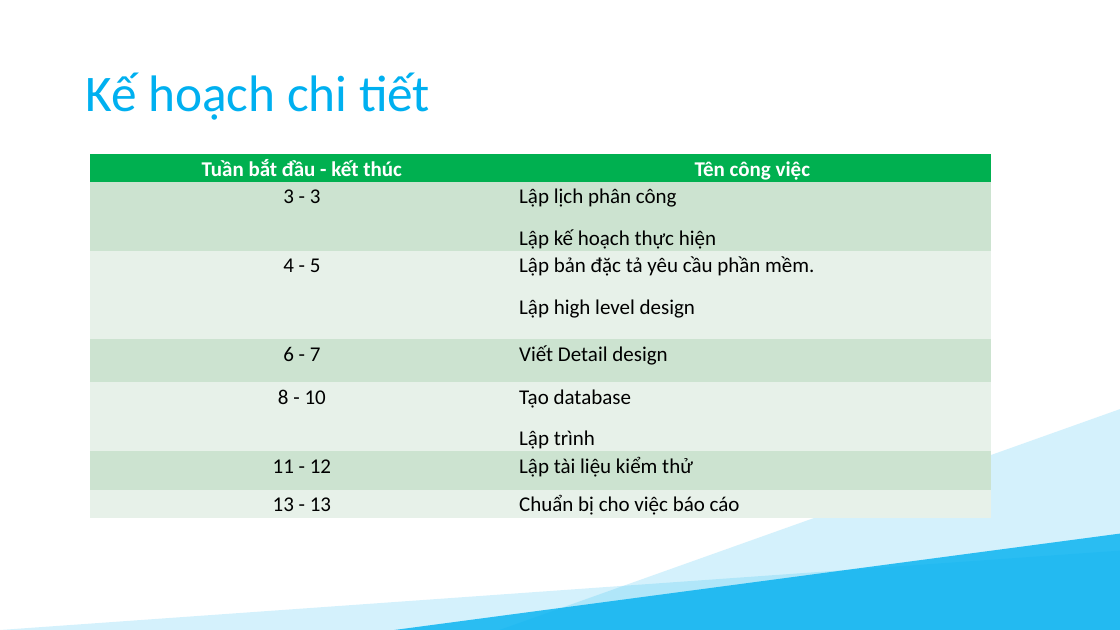
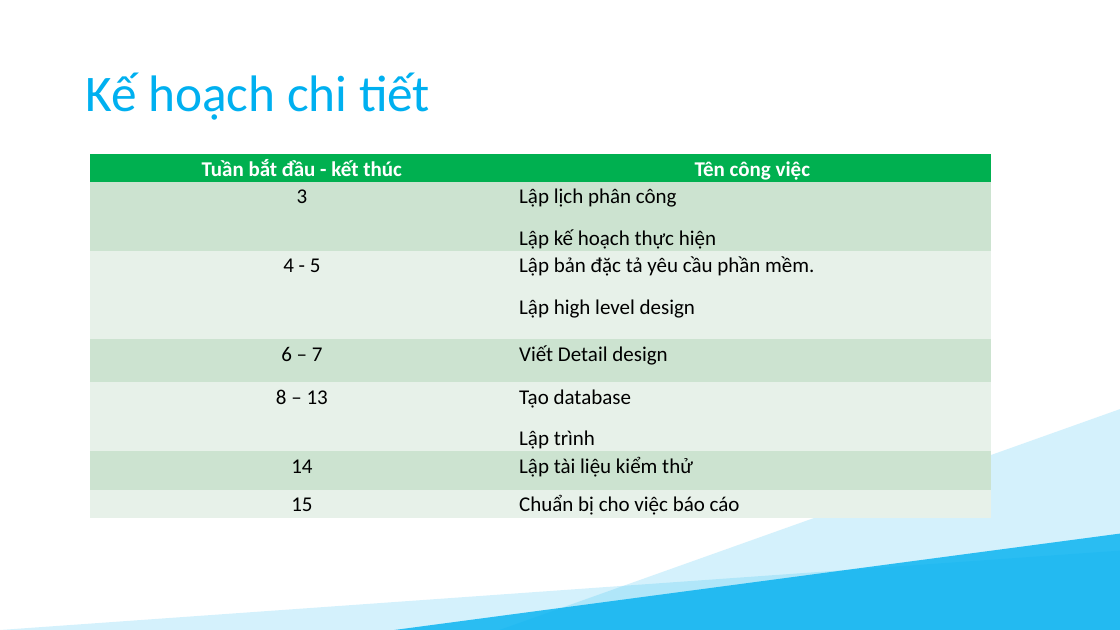
Before and after one commit to duduct/NienLuan4, a slide deck: slide 12 of docs/NL04_Báo cáo niên luận.pptx (slide 7 before the commit). Drawn at 1120x630 pixels with LibreOffice and Linux fonts; fonts in the diff are those of the drawing. Boxes give left, top, right and bottom in pixels: in the first picture for what was removed or moved away, otherwise in the second. Text is boxed around its words. In the diff, an @@ line names an element or a change of style, - is before the commit and + after.

```diff
--- a/docs/NL04_Báo cáo niên luận.pptx
+++ b/docs/NL04_Báo cáo niên luận.pptx
@@ table at [90,155,991,519] @@
-row 2, column 1: 3 - 3
+row 2, column 1: 3
-row 4, column 1: 6 - 7
+row 4, column 1: 6 – 7
-row 5, column 1: 8 - 10
+row 5, column 1: 8 – 13
-row 6, column 1: 11 - 12
+row 6, column 1: 14
-row 7, column 1: 13 - 13
+row 7, column 1: 15
```
Also in this commit, not shown: 4 other slides changed, 1 slide added, 1 slide removed, 9 other files.
